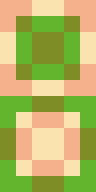
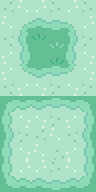
Before/after of a 96 x 192 layered artwork. What changed in the layer stack:
hid group "Group 1 copy" (9 layers) over [0, 96, 96, 192]
hid group "Group 1" (9 layers) over [0, 0, 96, 96]
added layer "Camada 9" above "Camada 18" over [0, 0, 96, 96]
added layer "Camada 18" above "Layer 4" over [0, 96, 96, 192]
